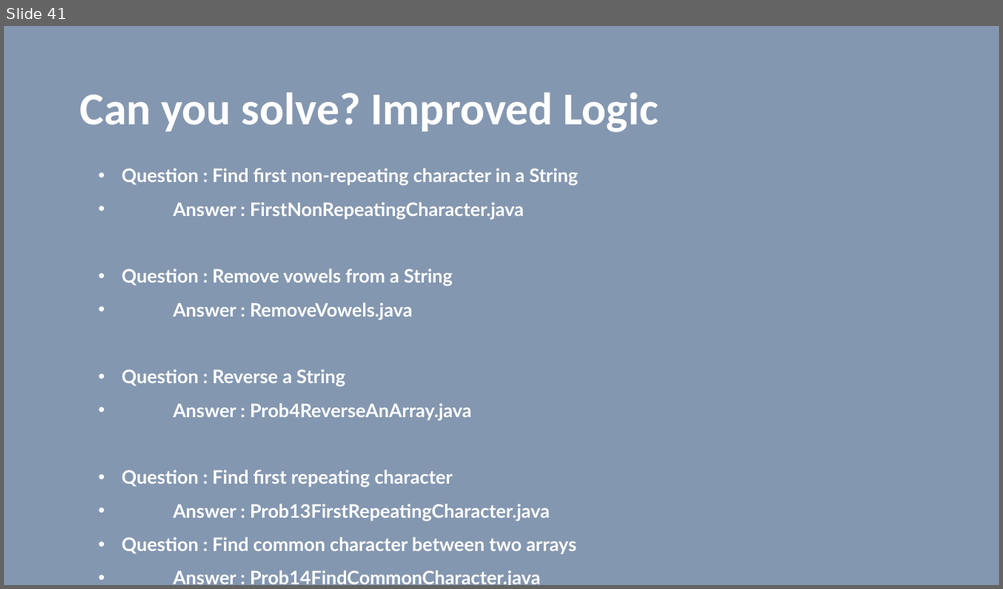
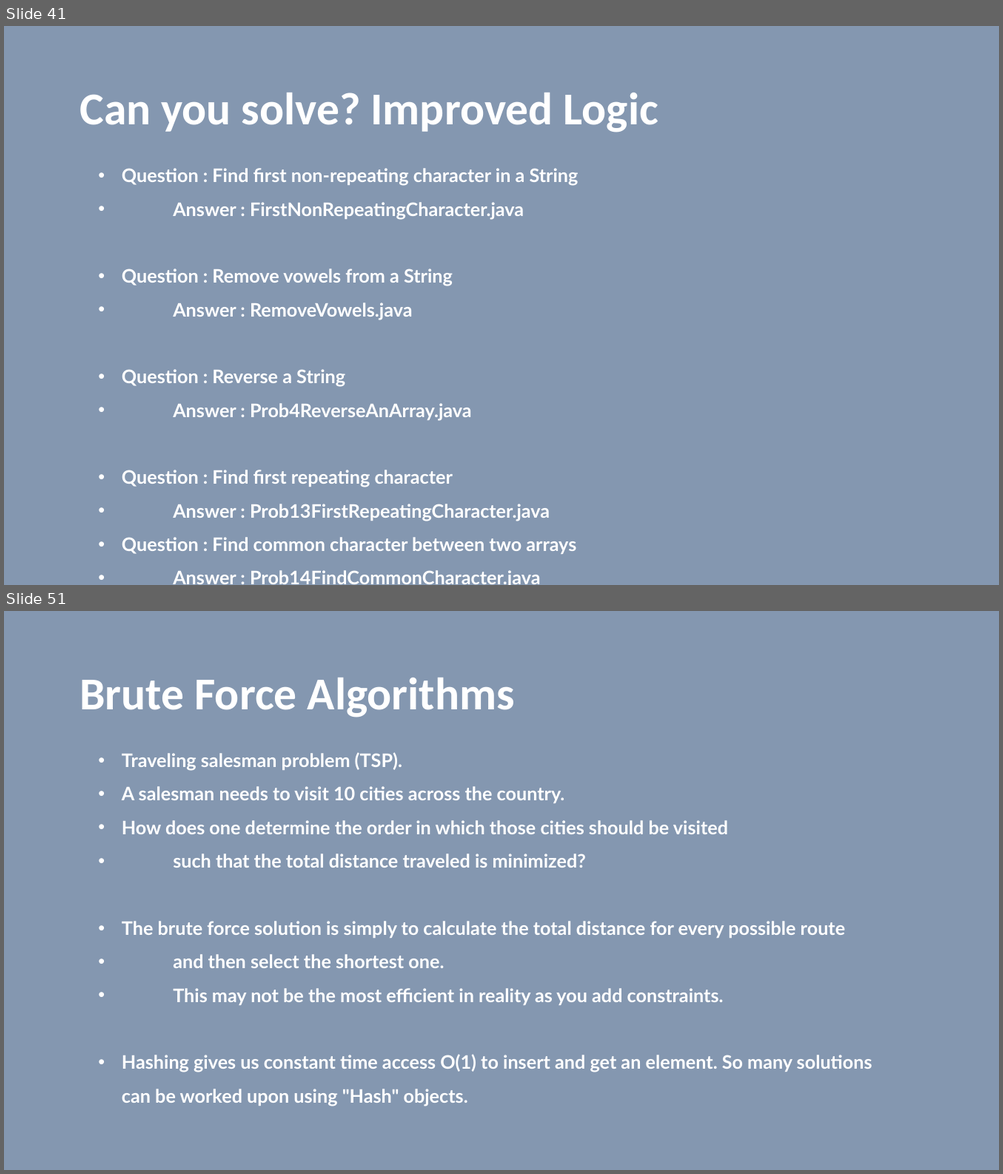
Before and after one commit to vilasvarghese/freshers, a slide deck: Lowes/FreshersDay2.pptx. Shown one above the other, each under a label of ours: slide 41 before the commit, slides 41 and 51 after it; the slides between them are not shown. The pictures are 1003x589 and 1003x1174 pixels, drawn with LibreOffice and Linux fonts; fonts in the diff are those of the drawing. Boxes give left, top, right and bottom in pixels: in the first picture for what was removed or moved away, otherwise in the second. Text is boxed around its words. In the diff, an @@ line names an element or a change of style, - is before the commit and + after.

```diff
--- a/Lowes/FreshersDay2.pptx
+++ b/Lowes/FreshersDay2.pptx
@@ slide 51 added at (4, 611, 999, 1170), background #8497B0 @@
@@ title added at (79, 678, 515, 718), 44 pt, text #FFFFFF, bold @@
+Brute Force Algorithms
@@ text added at (122, 752, 872, 1106), 18 pt, text #FFFFFF, bold @@
+• Traveling salesman problem (TSP).
+• A salesman needs to visit 10 cities across the country.
+• How does one determine the order in which those cities should be visited
+• such that the total distance traveled is minimized?
+• The brute force solution is simply to calculate the total distance for every possible route
+• and then select the shortest one.
+• This may not be the most efficient in reality as you add constraints.
+• Hashing gives us constant time access O(1) to insert and get an element. So many solutions can be worked upon using "Hash" objects.
```
Also in this commit, not shown: 4 slides changed, 11 other slides added, 59 slides removed, 5 other files.
